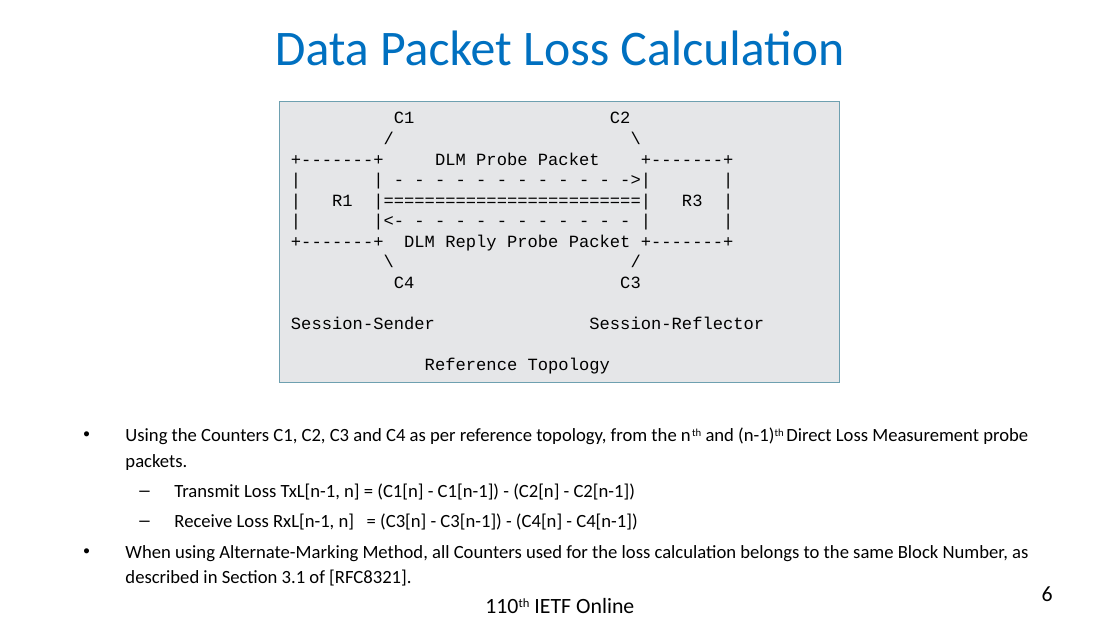
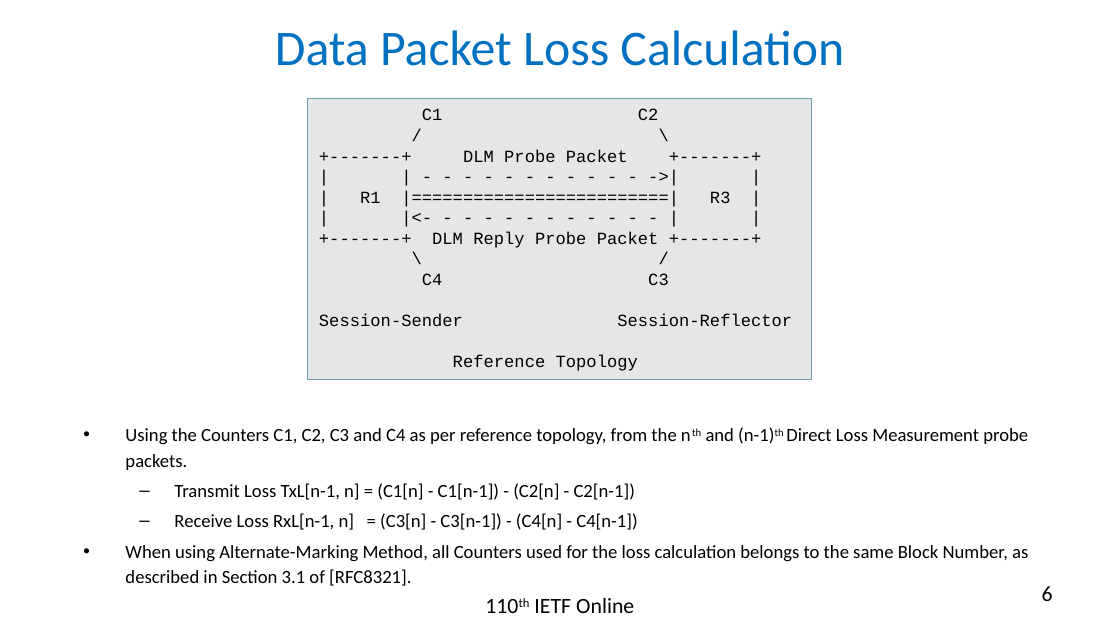
Before and after one commit to rakgandhi/ietf-slides, a slide deck: slide 6 of draft-gandhi-ippm-simple-direct-loss-00.pptx. Drawn at 1120x630 pixels with LibreOffice and Linux fonts; fonts in the diff are those of the drawing. Boxes give left, top, right and bottom in pixels: in the first picture for what was removed or moved away, otherwise in the second. Text is boxed around its words. In the diff, an @@ line names an element or a change of style, - is before the commit and + after.

```diff
--- a/draft-gandhi-ippm-simple-direct-loss-00.pptx
+++ b/draft-gandhi-ippm-simple-direct-loss-00.pptx
@@ rectangle "C1 C2": place and size @@
-rectangle "C1 C2" at [280, 102, 840, 383]
+rectangle "C1 C2" at [308, 99, 812, 380]
```
Also in this commit, not shown: 1 other slide changed, 1 other file.
